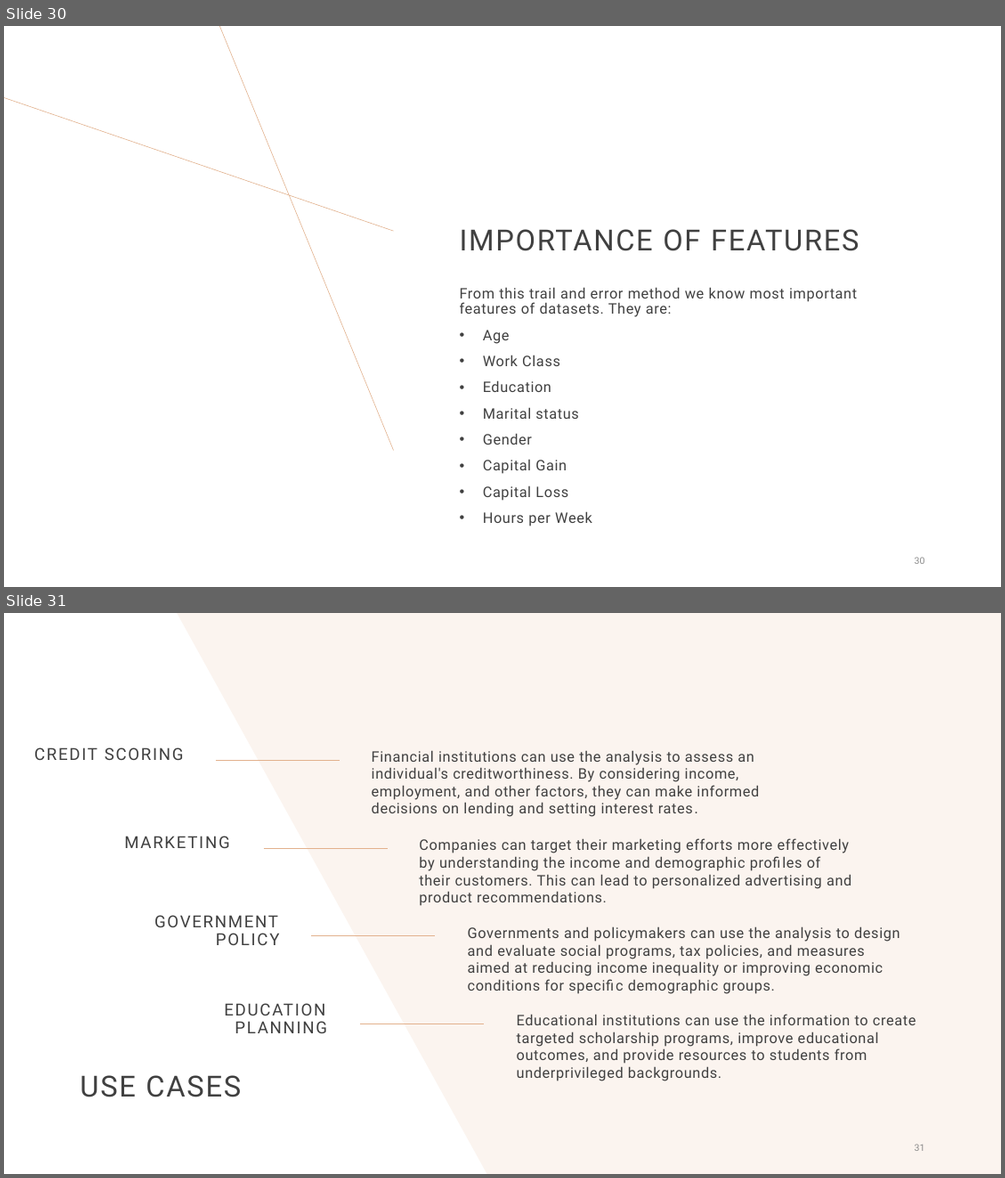
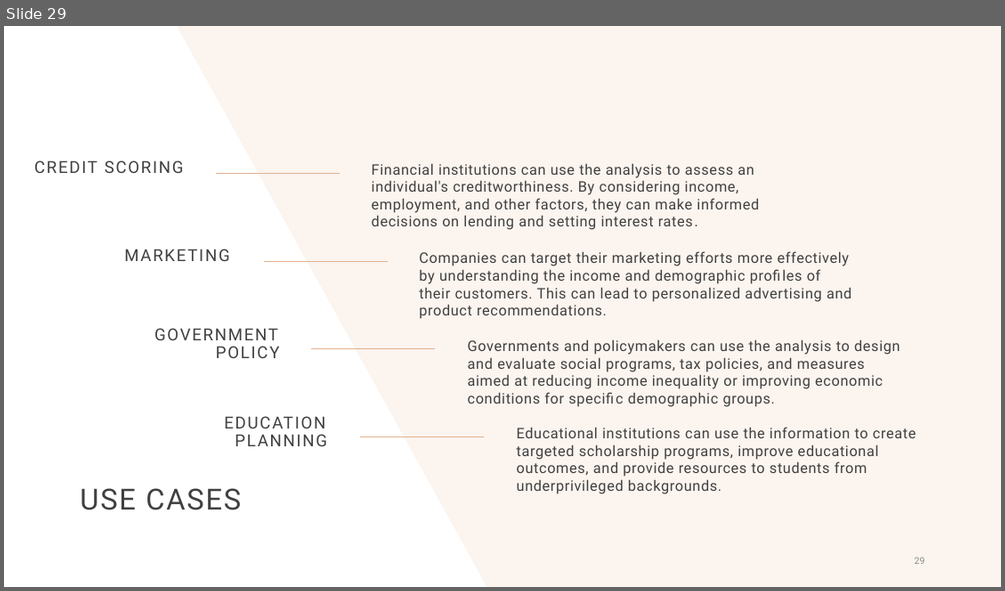
Before and after one commit to Hetansh-patel/Income-Prediction-With-R, a slide deck: R Project.pptx. Shown one above the other, each under a label of ours: slides 30 and 31 before the commit, slide 29 after it. The pictures are 1005x1178 and 1005x591 pixels, drawn with LibreOffice and Linux fonts; fonts in the diff are those of the drawing. Boxes give left, top, right and bottom in pixels: in the first picture for what was removed or moved away, otherwise in the second. Text is boxed around its words. In the diff, an @@ line names an element or a change of style, - is before the commit and + after.

```diff
--- a/R Project.pptx
+++ b/R Project.pptx
@@ slide 30 removed at <box>4,26,1001,587</box>, background #FFFFFF @@
@@ line removed from (394, 450) to (220, 26) @@
@@ line removed from (394, 231) to (4, 98) @@
@@ title removed at <box>460,229,859,251</box> @@
-IMPORTANCE OF FEATURES
@@ text removed at <box>460,287,857,526</box> @@
-From this trail and error method we know most important features of datasets. They are:
-• Age
-• Work Class
-• Education
-• Marital status
-• Gender
-• Capital Gain
-• Capital Loss
-• Hours per Week
@@ page number removed at <box>914,556,925,564</box> @@
-30
@@ what was slide 31 is now slide 29 @@
@@ page number at <box>914,556,925,564</box>: text changed @@
-31
+29
```
Also in this commit, not shown: 9 slides changed, 11 slides added, 12 other slides removed.
